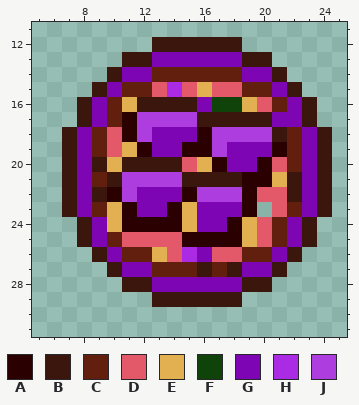
Two states of a pixel-art sprite, images/characters/pizzas/f002.png. The picture above was drawn from the file before the commit.
The file is 32x32 pixels. Shown: x 5..25, y 11..31.
Palette (. is transparent): A #2b0000  B #3a160d  C #631f0e  D #e35969  E #e2b051  F #104309  G #7e05b3  H #ab2be4  J #ae3ddf
After the commit:
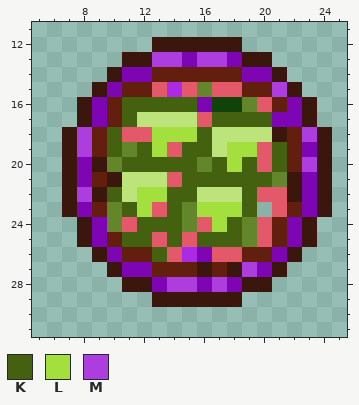
Colours new in this view: K #43610f  L #a3df3d  M #ae3ddf
What changed:
Colour E changes from #e2b051 to #64862a.
Colour J changes from #ae3ddf to #bde37b.
Colour A becomes colour D in row 18 at x 11; in row 20 at x 20; in row 24 at x 11; in row 25 at x 15.
Colour B becomes colour D in row 17 at x 16.
Colour G becomes colour D in row 19 at x 14 and 20; in row 23 at x 13; in row 24 at x 16.
Colour J becomes colour D in row 18 at x 12; in row 21 at x 14.
Colour A becomes colour K in row 17 at x 11; in row 18 at x 16; in row 19 at x 12, 15 to 16 and 21; in row 20 at x 17; in row 21 at x 19 to 20; in row 22 at x 10, 15 and 19.
Colour A becomes colour K in row 23 at x 11, 14 and 19; in row 24 at x 12 to 14 and 18; in row 25 at x 16 to 18.
Colour B becomes colour K in row 16 at x 12 to 15; in row 17 at x 17 to 20; in row 20 at x 11 to 14; in row 21 at x 15 to 18.
Colour D becomes colour K in rows 18 to 19 at x 10; in row 20 at x 15 and 21; in row 25 at x 11 to 12 and 14.
Colour E becomes colour K in row 16 at x 11; in row 26 at x 13.
Colour G becomes colour K in row 20 at x 19; in row 22 at x 14.
Colour G becomes colour L in row 18 at x 13 to 15; in row 19 at x 13 and 18 to 19; in row 20 at x 18; in row 22 at x 12 to 13; in row 23 at x 12 and 16 to 18; in row 24 at x 17.
Colour G becomes colour M in row 13 at x 13 to 14 and 16 to 17; in row 15 at x 21; in row 18 at x 8 and 23; in row 19 at x 8; in row 20 at x 23; in row 22 at x 8.
Colour G becomes colour M in row 27 at x 19; in row 28 at x 14 to 15 and 17.
Changed places in both pictures, as pixel boxes (x1, y1, x2, y2):
changed: (77, 52, 317, 292)
